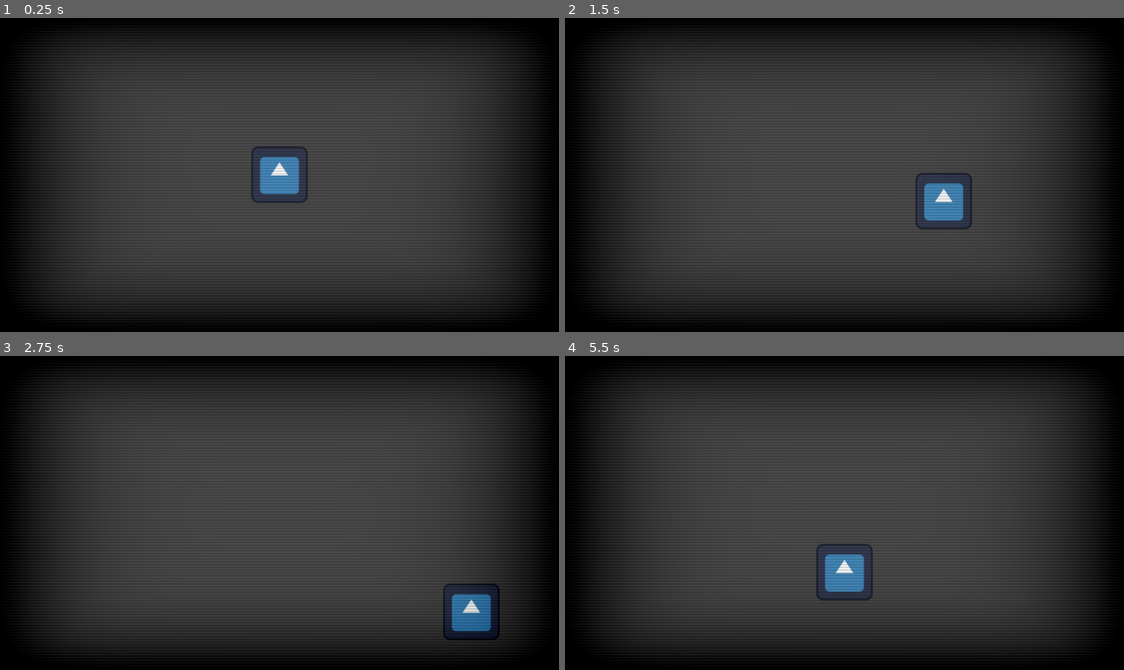
Above: before the commit, frames 1-4 (two rows, left to right).
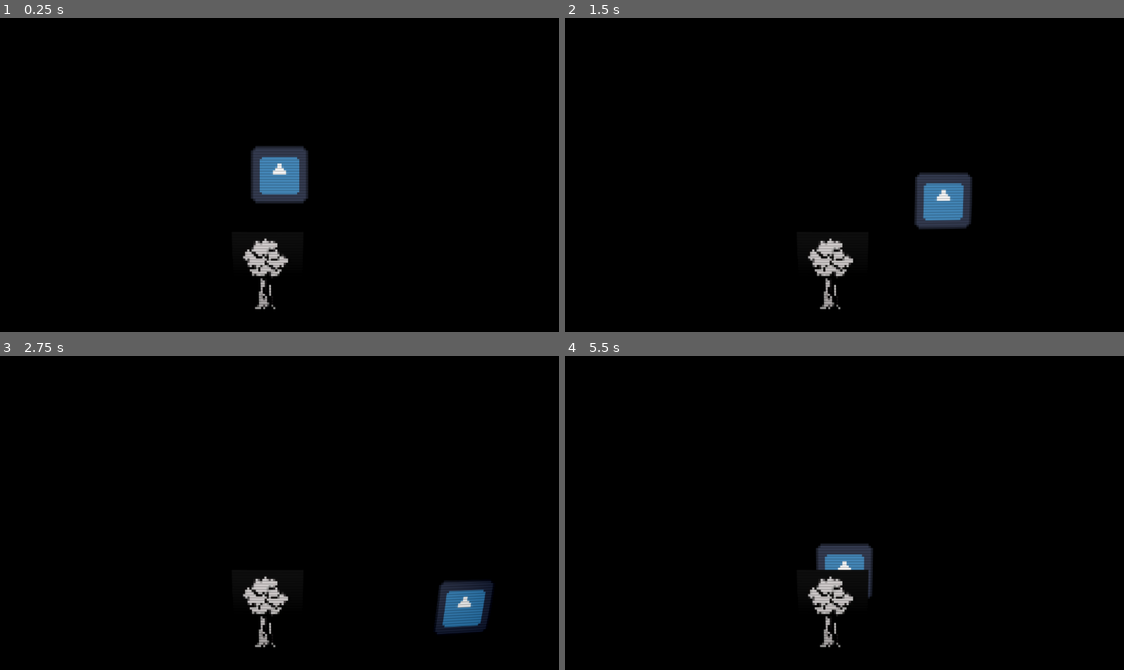
Above: after the commit, the same moments.

Repository: julianlaxamana/ld-60
Game: Godot game, scene res://Scenes/test.tscn
Same seed, same stepped clock (60 frames per second), same inputs: the game is played once before the commit and once after it. The engine's default icon, where the game draws it, is replaced by a stand-in: a white triangle on a blue panel in a dark square.
Inputs:
- Up to frame 1 (0.25 s): no input
- Up to frame 2 (1.5 s): tap Enter at 0.5 s; hold Right (ui_right) 0.53-1.28 s; hold Down (ui_down) from 1.28 s (still down)
- Up to frame 3 (2.75 s): release Down (ui_down) at 2.03 s; hold Right (ui_right) from 2.03 s (still down)
- Up to frame 4 (5.5 s): release Right (ui_right) at 2.78 s; hold Up (ui_up) 2.78-3.53 s; hold Left (ui_left) 3.53-5.03 s; hold Down (ui_down) from 5.03 s (still down)

The runs differ from the first frame. In frame 1, 74% of the frame differs, in the area x 4-96%, y 4-96%; in frame 2, 74%; in frame 3, 75%; in frame 4, 75%.

Commit message:
Title screen and stuff

Diff:
--- a/Scenes/test.tscn
+++ b/Scenes/test.tscn
@@ -3,10 +3,17 @@
 [ext_resource type="Script" uid="uid://0lgik5m4kc7y" path="res://Scripts/controller.gd" id="1_8od7v"]
 [ext_resource type="Texture2D" uid="uid://bg0lib33mug34" path="res://icon.svg" id="1_lc1oi"]
 [ext_resource type="Shader" uid="uid://km5x4l4c3tgi" path="res://Shaders/screen_effect.gdshader" id="3_qc4db"]
+[ext_resource type="Script" uid="uid://bo5lyy3uesf4i" path="res://Scripts/canvas_layer.gd" id="3_ys1qc"]
+[ext_resource type="Shader" uid="uid://c2fn1n4cjxx5q" path="res://Shaders/pixel.gdshader" id="4_ys1qc"]
+[ext_resource type="Texture2D" uid="uid://dmin4y8xphh7y" path="res://Screenshot 2026-10-16 at 10.03.30 PM.png" id="6_i3aeo"]
 
 [sub_resource type="CapsuleShape2D" id="CapsuleShape2D_rgm4q"]
 radius = 64.0
 height = 190.0
+
+[sub_resource type="ShaderMaterial" id="ShaderMaterial_35xla"]
+shader = ExtResource("4_ys1qc")
+shader_parameter/pixel_size = 5.00000019
 
 [sub_resource type="ShaderMaterial" id="ShaderMaterial_ci1tc"]
 shader = ExtResource("3_qc4db")
@@ -15,6 +22,16 @@
 size = Vector2(1280, 720)
 
 [node name="Node2D" type="Node2D" unique_id=26238057]
+
+[node name="Sprite2D" type="Sprite2D" parent="." unique_id=1955380326]
+position = Vector2(-867, -512)
+
+[node name="ColorRect" type="ColorRect" parent="." unique_id=979219902]
+offset_left = -867.0
+offset_top = -512.0
+offset_right = 1899.0
+offset_bottom = 946.0
+color = Color(0, 0, 0, 1)
 
 [node name="CharacterBody2D" type="CharacterBody2D" parent="." unique_id=1251185237]
 script = ExtResource("1_8od7v")
@@ -27,10 +44,33 @@
 
 [node name="Camera2D" type="Camera2D" parent="." unique_id=1874059257]
 
-[node name="CanvasLayer" type="CanvasLayer" parent="Camera2D" unique_id=764081715]
+[node name="CanvasLayer" type="CanvasLayer" parent="." unique_id=764081715]
 offset = Vector2(640, 360)
 transform = Transform2D(1, 0, 0, 1, 640, 360)
 
-[node name="MeshInstance2D" type="MeshInstance2D" parent="Camera2D/CanvasLayer" unique_id=1330188997]
+[node name="ColorRect" type="ColorRect" parent="CanvasLayer" unique_id=326192604]
+material = SubResource("ShaderMaterial_35xla")
+anchors_preset = 15
+anchor_right = 1.0
+anchor_bottom = 1.0
+offset_left = -826.0
+offset_top = -566.0
+offset_right = -140.0
+offset_bottom = -166.0
+grow_horizontal = 2
+grow_vertical = 2
+mouse_filter = 2
+
+[node name="CanvasLayer2" type="CanvasLayer" parent="." unique_id=1849785673]
+offset = Vector2(640, 360)
+transform = Transform2D(1, 0, 0, 1, 640, 360)
+script = ExtResource("3_ys1qc")
+
+[node name="MeshInstance2D" type="MeshInstance2D" parent="CanvasLayer2" unique_id=63798208]
 material = SubResource("ShaderMaterial_ci1tc")
 mesh = SubResource("QuadMesh_rgm4q")
+
+[node name="Screenshot20261016At10_03_30Pm" type="Sprite2D" parent="." unique_id=1512785774]
+position = Vector2(-26.99997, 226.00002)
+scale = Vector2(0.4640884, 0.46408838)
+texture = ExtResource("6_i3aeo")
--- /dev/null
+++ b/Scenes/title_screen.tscn
@@ -0,0 +1,118 @@
+[gd_scene format=3 uid="uid://bfcm5pbj8yjir"]
+
+[ext_resource type="Shader" uid="uid://c2fn1n4cjxx5q" path="res://Shaders/pixel.gdshader" id="1_4gxqj"]
+[ext_resource type="Script" uid="uid://4toyaguq4t71" path="res://Scripts/title_screen.gd" id="1_6vd4x"]
+[ext_resource type="FontFile" uid="uid://bg6w3u7u81nsp" path="res://GermaniaOne-Regular.ttf" id="1_twnyg"]
+[ext_resource type="Script" uid="uid://bo5lyy3uesf4i" path="res://Scripts/canvas_layer.gd" id="2_twnyg"]
+[ext_resource type="Shader" uid="uid://km5x4l4c3tgi" path="res://Shaders/screen_effect.gdshader" id="3_55kwv"]
+[ext_resource type="AudioStream" uid="uid://dl0nq3q2cccsl" path="res://output (1).wav" id="6_6vd4x"]
+[ext_resource type="Texture2D" uid="uid://dmin4y8xphh7y" path="res://Screenshot 2026-10-16 at 10.03.30 PM.png" id="6_12m1t"]
+
+[sub_resource type="LabelSettings" id="LabelSettings_twnyg"]
+font = ExtResource("1_twnyg")
+font_size = 150
+
+[sub_resource type="ShaderMaterial" id="ShaderMaterial_12m1t"]
+shader = ExtResource("1_4gxqj")
+shader_parameter/pixel_size = 5.00000019
+
+[sub_resource type="ShaderMaterial" id="ShaderMaterial_6vd4x"]
+shader = ExtResource("3_55kwv")
+
+[sub_resource type="QuadMesh" id="QuadMesh_n82rj"]
+size = Vector2(1280, 720)
+
+[sub_resource type="StyleBoxEmpty" id="StyleBoxEmpty_55kwv"]
+
+[sub_resource type="StyleBoxEmpty" id="StyleBoxEmpty_12m1t"]
+
+[sub_resource type="StyleBoxEmpty" id="StyleBoxEmpty_6vd4x"]
+
+[sub_resource type="StyleBoxEmpty" id="StyleBoxEmpty_n82rj"]
+
+[sub_resource type="Theme" id="Theme_twnyg"]
+default_font = ExtResource("1_twnyg")
+Button/styles/disabled = SubResource("StyleBoxEmpty_55kwv")
+Button/styles/focus = SubResource("StyleBoxEmpty_12m1t")
+Button/styles/hover = SubResource("StyleBoxEmpty_6vd4x")
+Button/styles/normal = SubResource("StyleBoxEmpty_n82rj")
+
+[node name="TitleScreen" type="Node2D" unique_id=1009926236]
+script = ExtResource("1_6vd4x")
+
+[node name="ColorRect" type="ColorRect" parent="." unique_id=288889414]
+offset_left = -867.0
+offset_top = -512.0
+offset_right = 1899.0
+offset_bottom = 946.0
+color = Color(0, 0, 0, 1)
+
+[node name="Label" type="Label" parent="." unique_id=28123538]
+offset_top = 121.0
+offset_right = 1280.0
+offset_bottom = 595.0
+text = "[insert title here]"
+label_settings = SubResource("LabelSettings_twnyg")
+horizontal_alignment = 1
+
+[node name="CanvasLayer" type="CanvasLayer" parent="." unique_id=1037025251]
+offset = Vector2(640, 360)
+transform = Transform2D(1, 0, 0, 1, 640, 360)
+
+[node name="ColorRect" type="ColorRect" parent="CanvasLayer" unique_id=1303113576]
+material = SubResource("ShaderMaterial_12m1t")
+anchors_preset = 15
+anchor_right = 1.0
+anchor_bottom = 1.0
+offset_left = -826.0
+offset_top = -566.0
+offset_right = -140.0
+offset_bottom = -166.0
+grow_horizontal = 2
+grow_vertical = 2
+mouse_filter = 2
+metadata/_edit_use_anchors_ = true
+
+[node name="CanvasLayer2" type="CanvasLayer" parent="." unique_id=1194982698]
+offset = Vector2(640, 360)
+transform = Transform2D(1, 0, 0, 1, 640, 360)
+script = ExtResource("2_twnyg")
+
+[node name="MeshInstance2D" type="MeshInstance2D" parent="CanvasLayer2" unique_id=448169439]
+material = SubResource("ShaderMaterial_6vd4x")
+mesh = SubResource("QuadMesh_n82rj")
+
+[node name="Button" type="Button" parent="." unique_id=1593156493]
+offset_left = 516.0
+offset_top = 493.0
+offset_right = 789.0
+offset_bottom = 604.0
+theme = SubResource("Theme_twnyg")
+theme_override_font_sizes/font_size = 75
+text = "> begin"
+
+[node name="AudioStreamPlayer" type="AudioStreamPlayer" parent="." unique_id=1065317754]
+stream = ExtResource("6_6vd4x")
+autoplay = true
+
+[node name="Screenshot20261016At10_03_30Pm" type="Sprite2D" parent="." unique_id=2125440517]
+position = Vector2(100, 506)
+scale = Vector2(0.63812155, 0.57211536)
+texture = ExtResource("6_12m1t")
+
+[node name="Screenshot20261016At10_03_30Pm" type="Sprite2D" parent="Screenshot20261016At10_03_30Pm" unique_id=1565003277]
+position = Vector2(228.79654, 253.44536)
+scale = Vector2(0.95623755, 0.85281986)
+texture = ExtResource("6_12m1t")
+
+[node name="Screenshot20261016At10_03_30Pm" type="Sprite2D" parent="Screenshot20261016At10_03_30Pm/Screenshot20261016At10_03_30Pm" unique_id=966831307]
+position = Vector2(1265.1676, -32.792786)
+scale = Vector2(1.0387844, 0.93133426)
+texture = ExtResource("6_12m1t")
+
+[node name="Screenshot20261016At10_03_30Pm2" type="Sprite2D" parent="Screenshot20261016At10_03_30Pm" unique_id=922428955]
+position = Vector2(1681.4979, 3.4957762)
+scale = Vector2(0.8178627, 0.8178626)
+texture = ExtResource("6_12m1t")
+
+[connection signal="button_up" from="Button" to="." method="_on_button_button_up"]
--- /dev/null
+++ b/Scripts/canvas_layer.gd
@@ -0,0 +1,14 @@
+extends CanvasLayer
+
+
+# Called when the node enters the scene tree for the first time.
+func _ready() -> void:
+	pass # Replace with function body.
+
+
+# Called every frame. 'delta' is the elapsed time since the previous frame.
+func _process(_delta: float) -> void:
+	print( get_viewport().get_visible_rect().size)
+	$".".offset = get_viewport().get_visible_rect().size / 2
+	$MeshInstance2D.mesh.size = get_viewport().get_visible_rect().size
+	pass
--- /dev/null
+++ b/Scripts/title_screen.gd
@@ -0,0 +1,16 @@
+extends Node2D
+
+
+# Called when the node enters the scene tree for the first time.
+func _ready() -> void:
+	pass # Replace with function body.
+
+
+# Called every frame. 'delta' is the elapsed time since the previous frame.
+func _process(delta: float) -> void:
+	pass
+
+
+func _on_button_button_up() -> void:
+	get_tree().change_scene_to_file("res://scenes/test.tscn")
+	pass # Replace with function body.
--- /dev/null
+++ b/Shaders/pixel.gdshader
@@ -0,0 +1,9 @@
+shader_type canvas_item;
+
+uniform sampler2D screen_texture : hint_screen_texture, filter_nearest;
+uniform float pixel_size : hint_range(1.0, 32.0) = 4.0;
+
+void fragment() {
+    vec2 snapped = floor(FRAGCOORD.xy / pixel_size) * pixel_size + pixel_size * 0.5;
+    COLOR = texture(screen_texture, snapped * SCREEN_PIXEL_SIZE);
+}
--- a/Shaders/screen_effect.gdshader
+++ b/Shaders/screen_effect.gdshader
@@ -1,8 +1,9 @@
 shader_type canvas_item;
 render_mode unshaded, skip_vertex_transform;
 
-const float curvature = 50.0;
-const float vignette_multiplier = 0.9;
+const float curvature = 3.0;
+const float vignette_multiplier = 1.1;
+
 
 uniform sampler2D screen_texture: hint_screen_texture, filter_linear_mipmap;
 
@@ -17,4 +18,5 @@
 	vec3 screen_color = textureLod(screen_texture, (warped_uv + 1.0) / 2.0, 0.2).rgb * cutoff * scanlines;
 	screen_color -= vignette * vignette_multiplier;
 	COLOR = vec4(screen_color, 1.0);
+
 }
--- a/project.godot
+++ b/project.godot
@@ -19,6 +19,7 @@
 
 window/size/viewport_width=1280
 window/size/viewport_height=720
+window/size/mode=3
 window/stretch/mode="viewport"
 window/stretch/aspect="expand"
 
Binary file added: GermaniaOne-Regular.ttf
Not shown, added: GermaniaOne-Regular.ttf.import
Binary file added: Screenshot 2026-10-16 at 10.03.30 PM.png
Not shown, added: Screenshot 2026-10-16 at 10.03.30 PM.png.import
Not shown, added: Scripts/canvas_layer.gd.uid
Not shown, added: Scripts/title_screen.gd.uid
Not shown, added: Shaders/pixel.gdshader.uid
Not shown, added: output (1).wav.import
Not shown, added: .DS_Store
Not shown, added: output (1).wav
